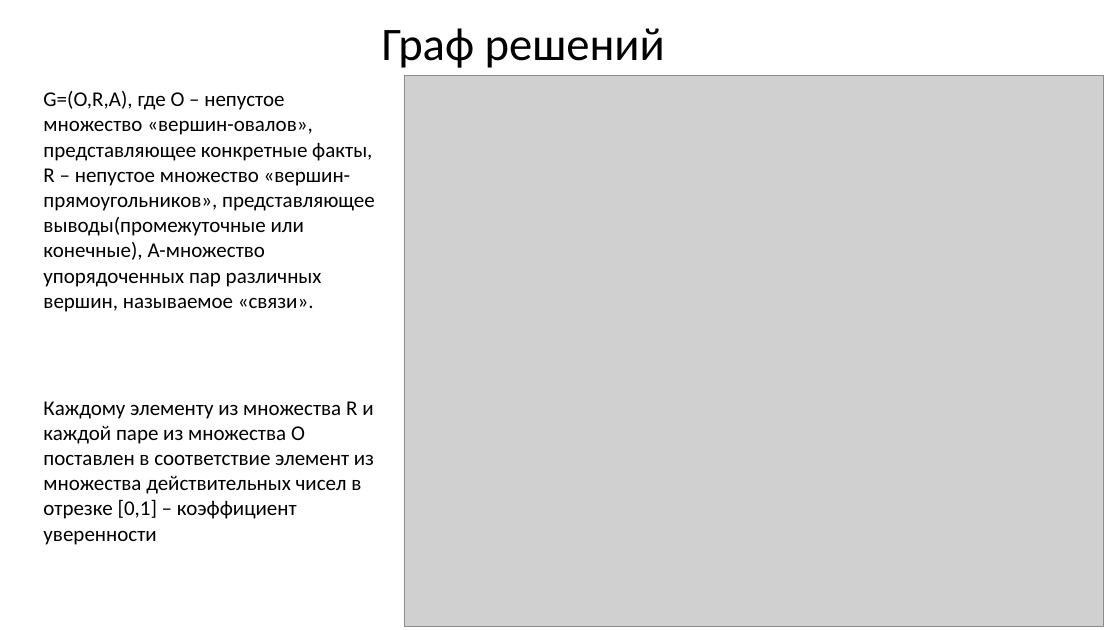
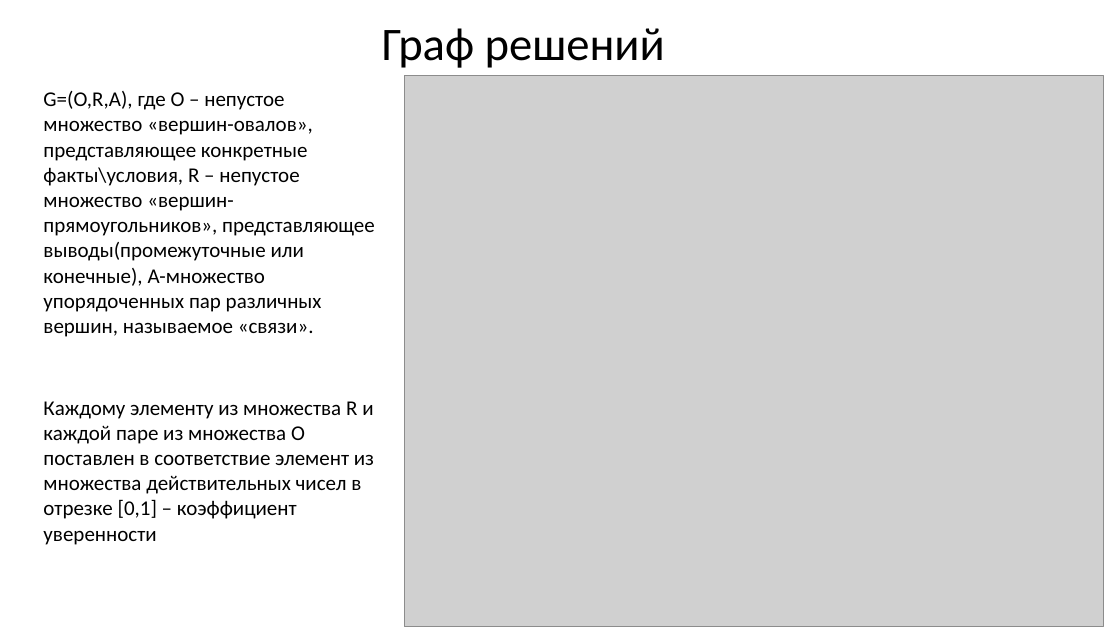
Before and after one commit to sevoster/hybrid-decision-making-system, a slide deck: slide 12 of docs/Синтетическая Презентация.pptx. Drawn at 1120x630 pixels with LibreOffice and Linux fonts; fonts in the diff are those of the drawing; grey boxes stand for pictures. Boxes give left, top, right and bottom in pixels: in the first picture for what was removed or moved away, otherwise in the second. Text is boxed around its words. In the diff, an @@ line names an element or a change of style, - is before the commit and + after.

Commit message:
пр 2

```diff
--- a/docs/Синтетическая Презентация.pptx
+++ b/docs/Синтетическая Презентация.pptx
@@ text at bbox=[43, 91, 375, 337]: text changed @@
-G=(O,R,A), где O – непустое множество «вершин-овалов», представляющее конкретные факты, R – непустое множество «вершин-прямоугольников», представляющее выводы(промежуточные или конечные), A-множество упорядоченных пар различных вершин, называемое «связи».
+G=(O,R,A), где O – непустое множество «вершин-овалов», представляющее конкретные факты\условия, R – непустое множество «вершин-прямоугольников», представляющее выводы(промежуточные или конечные), A-множество упорядоченных пар различных вершин, называемое «связи».
```
Also in this commit, not shown: 9 other slides changed, 8 slides added.
